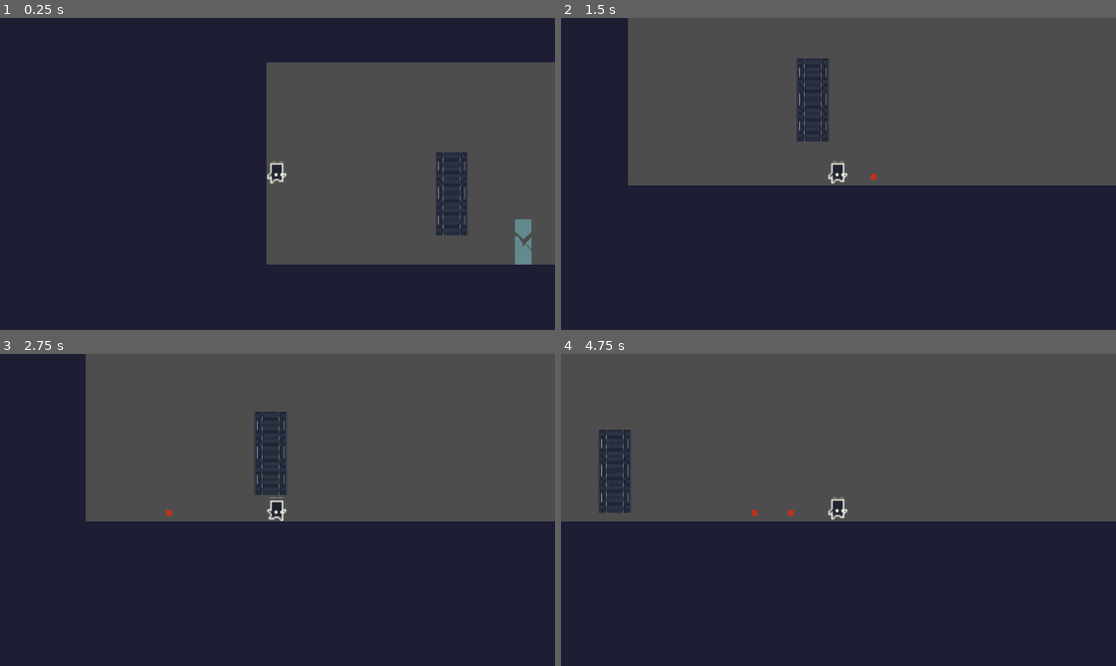
Above: before the commit, frames 1-4 (two rows, left to right).
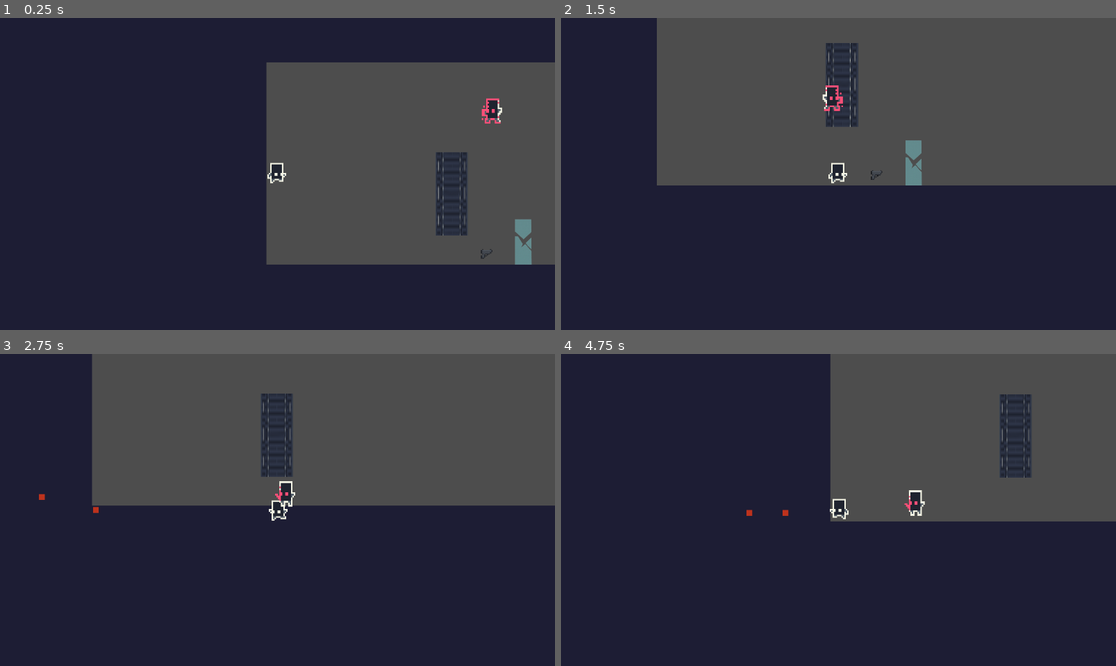
Above: after the commit, the same moments.

Repository: Varreaux/W3Game
Game: Godot game, scene res://main.tscn
The game is run twice, just before and just after one commit, with the same random seed, the same clock (stepped at 60 frames per second) and the same inputs.
Inputs:
- Up to frame 1 (0.25 s): no input
- Up to frame 2 (1.5 s): tap Enter (ui_accept) at 0.5, 0.77, 0.8, 1.07, 1.35 s; hold Right (ui_right) from 0.53 s (still down); tap Space (ui_select) at 0.6 s
- Up to frame 3 (2.75 s): tap Enter (ui_accept) at 1.52, 1.82, 2.3 s; tap Space (ui_select) at 1.55, 2.1 s; release Right (ui_right) at 2.03 s; hold Left (ui_left) from 2.03 s (still down)
- Up to frame 4 (4.75 s): release Left (ui_left) at 2.78 s; hold Right (ui_right) 2.78-4.28 s; tap Space (ui_select) at 2.85, 4.35 s; tap Enter (ui_accept) at 3.02, 3.32, 3.6, 3.77, 4.07, 4.52 s; hold Left (ui_left) from 4.28 s (still down)

The runs differ from the first frame. In frame 1, 0.3% of the frame differs, in the area x 48-91%, y 25-78%; in frame 2, 6.1%; in frame 3, 6.2%; in frame 4, 26%, in the area x 0-85%, y 0-54%.

Commit message:
added ghost, weapon scene, sword scene

Diff:
--- /dev/null
+++ b/ghost.gd
@@ -0,0 +1,58 @@
+extends CharacterBody2D
+
+
+@export var speed := 100.0
+var player = null
+
+func _ready():
+	player = get_parent().get_node("Player")  # Adjust path if needed
+
+func _process(delta):
+	if player:
+		var direction = (player.global_position - global_position).normalized()
+		position += direction * speed * delta
+		if direction.x < 0:
+			$AnimatedSprite2D.flip_h = true  # Flip horizontally when moving left
+		else:
+			$AnimatedSprite2D.flip_h = false  # Face right
+		if direction.length() > 0:
+			$AnimatedSprite2D.play("fly")
+		else:
+			$AnimatedSprite2D.stop()
+
+
+
+
+
+
+
+
+
+
+
+
+#const SPEED = 300.0
+#const JUMP_VELOCITY = -400.0
+#
+## Get the gravity from the project settings to be synced with RigidBody nodes.
+#var gravity: int = ProjectSettings.get_setting("physics/2d/default_gravity")
+#
+#
+#func _physics_process(delta: float) -> void:
+	## Add the gravity.
+	#if not is_on_floor():
+		#velocity.y += gravity * delta
+#
+	## Handle jump.
+	#if Input.is_action_just_pressed("ui_accept") and is_on_floor():
+		#velocity.y = JUMP_VELOCITY
+#
+	## Get the input direction and handle the movement/deceleration.
+	## As good practice, you should replace UI actions with custom gameplay actions.
+	#var direction := Input.get_axis("ui_left", "ui_right")
+	#if direction:
+		#velocity.x = direction * SPEED
+	#else:
+		#velocity.x = move_toward(velocity.x, 0, SPEED)
+#
+	#move_and_slide()
--- /dev/null
+++ b/ghost.tscn
@@ -0,0 +1,59 @@
+[gd_scene load_steps=9 format=3 uid="uid://dv1ikq1wucki2"]
+
+[ext_resource type="Script" path="res://ghost.gd" id="1_fj7t6"]
+[ext_resource type="Texture2D" uid="uid://cv6lnsf12w2gu" path="res://industrial.v2.png" id="1_tykv7"]
+
+[sub_resource type="AtlasTexture" id="AtlasTexture_vr534"]
+atlas = ExtResource("1_tykv7")
+region = Rect2(48, 288, 16, 16)
+
+[sub_resource type="AtlasTexture" id="AtlasTexture_d57qq"]
+atlas = ExtResource("1_tykv7")
+region = Rect2(32, 288, 16, 16)
+
+[sub_resource type="AtlasTexture" id="AtlasTexture_xg3mh"]
+atlas = ExtResource("1_tykv7")
+region = Rect2(16, 288, 16, 16)
+
+[sub_resource type="AtlasTexture" id="AtlasTexture_gi3ht"]
+atlas = ExtResource("1_tykv7")
+region = Rect2(0, 288, 16, 16)
+
+[sub_resource type="SpriteFrames" id="SpriteFrames_cftkd"]
+animations = [{
+"frames": [{
+"duration": 1.0,
+"texture": SubResource("AtlasTexture_vr534")
+}, {
+"duration": 1.0,
+"texture": SubResource("AtlasTexture_d57qq")
+}, {
+"duration": 1.0,
+"texture": SubResource("AtlasTexture_xg3mh")
+}, {
+"duration": 1.0,
+"texture": SubResource("AtlasTexture_gi3ht")
+}],
+"loop": true,
+"name": &"fly",
+"speed": 10.0
+}]
+
+[sub_resource type="RectangleShape2D" id="RectangleShape2D_b0nuv"]
+size = Vector2(30, 35)
+
+[node name="ghost" type="CharacterBody2D"]
+motion_mode = 1
+script = ExtResource("1_fj7t6")
+
+[node name="AnimatedSprite2D" type="AnimatedSprite2D" parent="."]
+texture_filter = 1
+position = Vector2(8, -12)
+scale = Vector2(2, 2.5)
+sprite_frames = SubResource("SpriteFrames_cftkd")
+animation = &"fly"
+frame_progress = 0.859112
+
+[node name="CollisionShape2D" type="CollisionShape2D" parent="."]
+position = Vector2(9, -9.5)
+shape = SubResource("RectangleShape2D_b0nuv")
--- /dev/null
+++ b/gun.gd
@@ -0,0 +1,18 @@
+extends Area2D
+
+
+# Called when the node enters the scene tree for the first time.
+func _ready() -> void:
+	pass # Replace with function body.
+
+
+# Called every frame. 'delta' is the elapsed time since the previous frame.
+func _process(delta: float) -> void:
+	pass
+
+
+
+func _on_body_entered(body: Node2D) -> void:
+	if body.name == "Player":
+		body.has_gun = true
+		queue_free()  # Remove the gun from the scene
--- /dev/null
+++ b/gun.tscn
@@ -0,0 +1,20 @@
+[gd_scene load_steps=4 format=3 uid="uid://c6lhuspcu3v85"]
+
+[ext_resource type="Script" path="res://gun.gd" id="1_cwpfw"]
+[ext_resource type="Texture2D" uid="uid://c3vk0itq77qg0" path="res://gun_texture.png" id="2_vkobn"]
+
+[sub_resource type="RectangleShape2D" id="RectangleShape2D_ko0j6"]
+size = Vector2(16, 16)
+
+[node name="gun" type="Area2D"]
+script = ExtResource("1_cwpfw")
+
+[node name="CollisionShape2D" type="CollisionShape2D" parent="."]
+shape = SubResource("RectangleShape2D_ko0j6")
+
+[node name="Sprite2D" type="Sprite2D" parent="."]
+position = Vector2(-4.76837e-07, -1.90735e-06)
+scale = Vector2(0.0234375, 0.0244141)
+texture = ExtResource("2_vkobn")
+
+[connection signal="body_entered" from="." to="." method="_on_body_entered"]
--- a/main.tscn
+++ b/main.tscn
@@ -1,8 +1,10 @@
-[gd_scene load_steps=7 format=3 uid="uid://wwbqbws515pt"]
+[gd_scene load_steps=9 format=3 uid="uid://wwbqbws515pt"]
 
 [ext_resource type="PackedScene" uid="uid://cq2cov84cq0s1" path="res://player.tscn" id="1_3pe8w"]
 [ext_resource type="PackedScene" uid="uid://dcst2x8q5jyg2" path="res://breakable_door.tscn" id="2_12cy2"]
 [ext_resource type="PackedScene" uid="uid://cbnugvsnnvqrm" path="res://sliding_door.tscn" id="3_pqtyk"]
+[ext_resource type="PackedScene" uid="uid://c6lhuspcu3v85" path="res://gun.tscn" id="4_aheta"]
+[ext_resource type="PackedScene" uid="uid://dv1ikq1wucki2" path="res://ghost.tscn" id="5_wlapj"]
 
 [sub_resource type="RectangleShape2D" id="RectangleShape2D_j3gum"]
 size = Vector2(1209, 111.5)
@@ -98,3 +100,9 @@
 [node name="sliding_door" parent="." instance=ExtResource("3_pqtyk")]
 position = Vector2(256, 64)
 scale = Vector2(2.81103, 1.78734)
+
+[node name="gun" parent="." instance=ExtResource("4_aheta")]
+position = Vector2(304, 104)
+
+[node name="ghost" parent="." instance=ExtResource("5_wlapj")]
+position = Vector2(328, -88)
--- a/player.gd
+++ b/player.gd
@@ -4,6 +4,9 @@
 const JUMP_VELOCITY = -400.0
 
 @export var bullet_scene: PackedScene
+@export var sword_scene: PackedScene
+
+var has_gun := false
 
 # Get the gravity from the project settings to be synced with RigidBody nodes.
 var gravity: int = ProjectSettings.get_setting("physics/2d/default_gravity")
@@ -35,11 +38,24 @@
 
 	if Input.is_action_pressed("ui_right"):
 		facing_dir = Vector2.RIGHT
+		get_node("AnimatedSprite2D").flip_h = false
 	elif Input.is_action_pressed("ui_left"):
 		facing_dir = Vector2.LEFT
+		get_node("AnimatedSprite2D").flip_h = true
 
-	if Input.is_action_just_pressed("ui_accept"):  # space key by default
+	if has_gun and Input.is_action_just_pressed("ui_accept"):  # space key by default
 		var bullet = bullet_scene.instantiate()
 		bullet.global_position = global_position
 		bullet.direction = facing_dir.normalized()
 		get_tree().current_scene.add_child(bullet)
+
+	if Input.is_action_just_pressed("ui_select"):  # Example: Z key
+		if sword_scene:
+			var sword = sword_scene.instantiate()
+			if facing_dir.x < 0:
+				sword.get_node("Sprite2D").flip_h = true
+				sword.global_position = global_position + facing_dir * 45
+			else:
+				sword.get_node("Sprite2D").flip_h = false
+				sword.global_position = global_position + facing_dir * 22
+			get_tree().current_scene.add_child(sword)
--- a/player.tscn
+++ b/player.tscn
@@ -1,7 +1,8 @@
-[gd_scene load_steps=10 format=3 uid="uid://cq2cov84cq0s1"]
+[gd_scene load_steps=11 format=3 uid="uid://cq2cov84cq0s1"]
 
 [ext_resource type="Script" path="res://player.gd" id="1_k411p"]
 [ext_resource type="PackedScene" uid="uid://cuy0lgtl7esbu" path="res://bullet.tscn" id="2_kx43t"]
+[ext_resource type="PackedScene" uid="uid://b4ftn3syndan8" path="res://sword.tscn" id="3_7jcdw"]
 [ext_resource type="Texture2D" uid="uid://cv6lnsf12w2gu" path="res://industrial.v2.png" id="3_kricy"]
 
 [sub_resource type="RectangleShape2D" id="RectangleShape2D_8o12e"]
@@ -46,6 +47,7 @@
 [node name="Player" type="CharacterBody2D"]
 script = ExtResource("1_k411p")
 bullet_scene = ExtResource("2_kx43t")
+sword_scene = ExtResource("3_7jcdw")
 
 [node name="CollisionShape2D" type="CollisionShape2D" parent="."]
 shape = SubResource("RectangleShape2D_8o12e")
@@ -61,7 +63,8 @@
 zoom = Vector2(1.5, 1.5)
 
 [node name="AnimatedSprite2D" type="AnimatedSprite2D" parent="."]
+texture_filter = 1
 scale = Vector2(2, 2)
 sprite_frames = SubResource("SpriteFrames_2oo1m")
 animation = &"walk"
-frame_progress = 0.278518
+frame_progress = 0.261632
--- /dev/null
+++ b/sword.gd
@@ -0,0 +1,29 @@
+extends Area2D
+
+
+@export var swing_time := 0.2
+# Called when the node enters the scene tree for the first time.
+func _ready() -> void:
+	$Timer.wait_time = swing_time
+	$Timer.start()
+	visible = true
+	monitoring = true
+	pass # Replace with function body.
+
+
+# Called every frame. 'delta' is the elapsed time since the previous frame.
+func _process(delta: float) -> void:
+	pass
+
+#func _on_Timer_timeout():
+	#visible = false
+	#queue_free()  # Remove the sword swing
+
+func _on_area_entered(area):
+	if area.name == "Enemy":
+		area.queue_free()  # Destroy the enemy
+
+
+func _on_timer_timeout() -> void:
+	queue_free()  # Remove the sword swing
+	pass # Replace with function body.
--- /dev/null
+++ b/sword.tscn
@@ -0,0 +1,27 @@
+[gd_scene load_steps=4 format=3 uid="uid://b4ftn3syndan8"]
+
+[ext_resource type="Script" path="res://sword.gd" id="1_w7mwx"]
+[ext_resource type="Texture2D" uid="uid://cv6lnsf12w2gu" path="res://industrial.v2.png" id="2_2jlkd"]
+
+[sub_resource type="RectangleShape2D" id="RectangleShape2D_d7myo"]
+size = Vector2(41, 17)
+
+[node name="sword" type="Area2D"]
+script = ExtResource("1_w7mwx")
+
+[node name="CollisionShape2D" type="CollisionShape2D" parent="."]
+position = Vector2(11.5, 0.5)
+shape = SubResource("RectangleShape2D_d7myo")
+
+[node name="Sprite2D" type="Sprite2D" parent="."]
+texture_filter = 1
+position = Vector2(10.75, 0)
+scale = Vector2(2.02381, 1)
+texture = ExtResource("2_2jlkd")
+region_enabled = true
+region_rect = Rect2(63.579, 289.15, 21.4198, 13.681)
+
+[node name="Timer" type="Timer" parent="."]
+one_shot = true
+
+[connection signal="timeout" from="Timer" to="." method="_on_timer_timeout"]
Binary file added: gun_texture.png
Not shown, added: gun_texture.png.import
